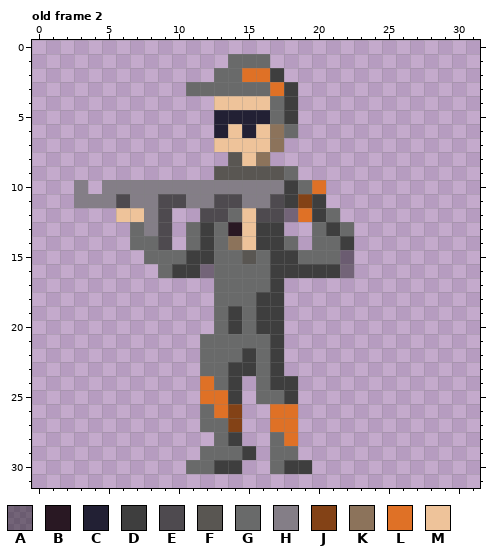
Two versions of one pixel-art file, Salvager/Assets/Sprites/Engineer.aseprite. The first picture shows the starting point.
32x32 pixels, 3 frames. Shown: old frame 2.
Visible layers, top first: "shading" opacity 41%, "prop", "color".
Palette (. is transparent): A #00000069  B #291823  C #222034  D #3e3e3e  E #4e4a4f  F #595652  G #696a6a  H #847e87  J #834216  K #8c735b  L #df7126  M #eec39a
Pixels before, old frame 2, first column x 3:
 1 ...........GGG......
 2 ..........GGLLD.....
 3 ........GGGGGGLD....
 4 ..........MMMMGD....
 5 ..........CCCCGD....
 6 ..........CMCMKG....
 7 ..........MMMMK.....
 8 ...........FMK......
 9 ..........FFFFFG....
10 H.HHHHHHHHHHHHHDGL..
11 HHHEHHEEHHEEHHEDJD..
12 ...MMHE..EEGMEEALDG.
13 ....GHE.GDGBMDD..GDG
14 ....GGE.GDGKMDDG.GGD
15 .....GGGDDGGFGDDGGGA
16 ......GDDAGGGGDDDDDA
17 ..........GGGGD.....
18 ..........GGGDD.....
19 ..........GDGDD.....
20 ..........GDGDD.....
21 .........GGGGGD.....
22 .........GGGDGD.....
23 .........GGDDGD.....
24 .........LGD.GDD....
25 .........LLD.GGD....
26 .........GLJ..LL....
27 .........GGJ..LL....
28 ..........GD..GL....
29 .........GGGD.GG....
30 ........GGDD..GDD...
Once edited:
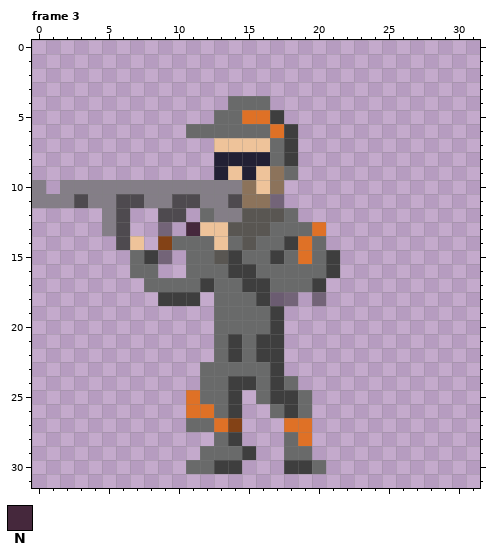
Colours new in this view: N #45283c
A new or re-ordered frame is compared with the old frame closest to it.
Changes in this commit:
frames 3 -> 4
Changed rows in their new state; - is an unchanged pixel.
Frame 3 is new; against old frame 2, layers "shading", "prop", "color":
first column x 0:
 1 --------------...------
 2 -------------.....-----
 3 -----------........----
 4 -------------.GGG..----
 5 -------------GGLLD.----
 6 -----------GGGGGGLD----
 7 -----------------GD----
 8 -------------CCCCGD----
 9 -------------CMCMK-----
10 H-H-H----------KMK...--
11 HHHE---E-H-E-H-KKA...--
12 -----HE..-E-GHHFFFG...-
13 -----HE..A-NMMFFFGGGL..
14 ------EM.JG-GMGFGGDL-..
15 -------GDA.GGFDG--GL-D.
16 -------GG..GG-DD-GGGG-.
17 --------GGGGD--DDGGGD--
18 ---------DDD-----AA-A--
19 --------------G-G------
20 --------------G-G------
21 ------------.-D-D------
22 ------------.-DGD------
23 --------------GG-------
24 ------------G--D--G----
25 -----------LGG---D-G---
26 -----------LLGD--GDG---
27 -----------G-L---.-L---
28 -----------------.GL---
29 -----------------.-G---
30 -----------------.--G--
